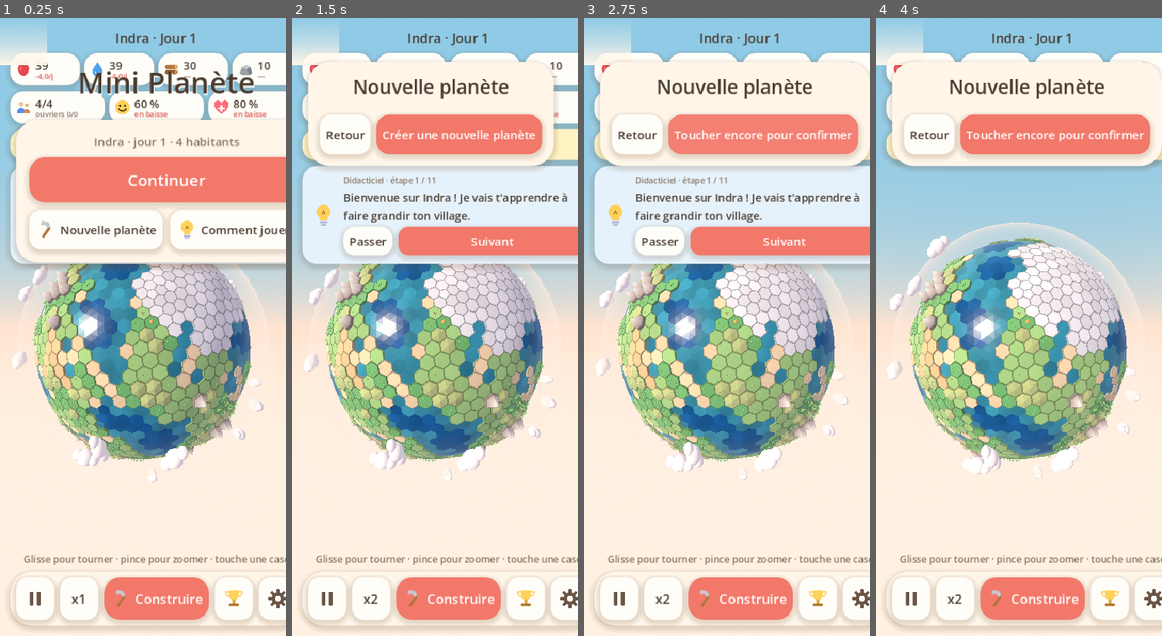
Above: before the commit, frames 1-4 (left to right).
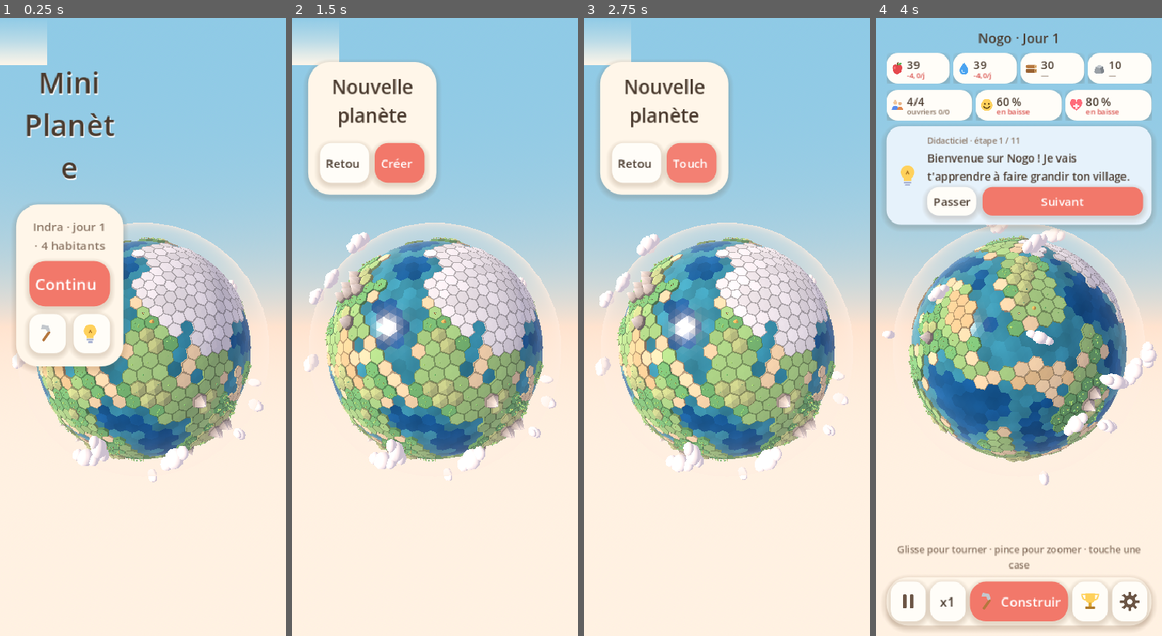
Above: after the commit, the same moments.

Repository: arthurlarguinat2-max/Github
Game: Godot game, scene res://scenes/main.tscn
Two runs of this game, one before a commit and one after it. Both use one fixed random seed, a clock stepped at 60 frames per second and the inputs below.
Inputs (mouse positions are in pixels of both pictures, inside the frame that each line leads up to):
- Up to frame 1 (0.25 s): no input
- Up to frame 2 (1.5 s): click (372, 598) at 0.5 s, where only the run before the commit has a clickable "x1"; click "Nouvelle planète" at 1.25 s
- Up to frame 3 (2.75 s): click "Créer une nouvelle planète" at 2 s
- Up to frame 4 (4 s): click (953, 240) at 2.75 s, where only the run before the commit has a clickable "Passer"; click (984, 172) at 3.52 s

The runs differ from the first frame. In frame 1, 40% of the frame differs, in the area x 3-100%, y 2-99%; in frame 2, 32%; in frame 3, 32%; in frame 4, 46%, in the area x 0-100%, y 2-99%.

Commit message:
Design fixes from screenshots: nothing overflows a 390 px screen
Compact chips and bottom bar, clipped button texts, shorter sheets, the
tutorial card steps aside under big sheets, start screen hides the HUD.

Co-Authored-By: Claude Opus 5.5 <noreply@anthropic.com>
Claude-Session: https://claude.ai/code/session_014RsryDL5SK8iQUYYVc6rvQ

Diff:
--- a/scripts/ui/hud.gd
+++ b/scripts/ui/hud.gd
@@ -155,6 +155,8 @@
 	_start_menu.tutorial_requested.connect(restart_tutorial)
 	_start_menu.closed.connect(func(): GameState.start_menu_shown = true)
 	_start_menu.visible = not GameState.start_menu_shown
+	_start_menu.visibility_changed.connect(func(): _margin.visible = not _start_menu.visible)
+	_margin.visible = not _start_menu.visible
 	_blocking.append_array([_bottom_bar, _banner, _build_sheet, _cell_card, _settings_sheet, _needs_sheet, _needs_row,
 		_tutorial_panel, _goals_sheet, _event_sheet, _start_menu])
 	get_viewport().size_changed.connect(_apply_safe_area)
@@ -209,7 +211,7 @@
 
 func _build_chip_row(resources: Array) -> HBoxContainer:
 	var row := HBoxContainer.new()
-	row.add_theme_constant_override("separation", 6)
+	row.add_theme_constant_override("separation", 5)
 	row.mouse_filter = Control.MOUSE_FILTER_IGNORE
 	for res in resources:
 		row.add_child(_chip(res))
@@ -220,12 +222,14 @@
 	var chip := PanelContainer.new()
 	chip.size_flags_horizontal = Control.SIZE_EXPAND_FILL
 	chip.mouse_filter = Control.MOUSE_FILTER_IGNORE
-	chip.add_theme_stylebox_override("panel", Design.panel(Design.CARD, 18, 6))
+	chip.add_theme_stylebox_override("panel", Design.panel(Design.CARD, 16, 5))
+	chip.clip_contents = true
+	chip.custom_minimum_size = Vector2(40, 0)
 	var line := HBoxContainer.new()
-	line.add_theme_constant_override("separation", 4)
+	line.add_theme_constant_override("separation", 3)
 	line.mouse_filter = Control.MOUSE_FILTER_IGNORE
 	chip.add_child(line)
-	line.add_child(_icon(res, 24))
+	line.add_child(_icon(res, 20))
 	var texts := VBoxContainer.new()
 	texts.add_theme_constant_override("separation", -4)
 	texts.mouse_filter = Control.MOUSE_FILTER_IGNORE
@@ -322,26 +326,26 @@
 
 func _build_bottom_bar() -> PanelContainer:
 	var bar := HBoxContainer.new()
-	bar.add_theme_constant_override("separation", 8)
-	_pause_button = _icon_button("pause", "", Vector2(52, 58))
+	bar.add_theme_constant_override("separation", 6)
+	_pause_button = _icon_button("pause", "", Vector2(48, 54))
 	_pause_button.pressed.connect(_on_pause_pressed)
 	bar.add_child(_pause_button)
-	_speed_button = _icon_button("", "x1", Vector2(52, 58))
+	_speed_button = _icon_button("", "x1", Vector2(48, 54))
 	_speed_button.pressed.connect(_on_speed_pressed)
 	bar.add_child(_speed_button)
-	_build_button = _icon_button("build", tr("BUILD"), Vector2(0, 58))
+	_build_button = _icon_button("build", tr("BUILD"), Vector2(0, 54))
 	_build_button.size_flags_horizontal = Control.SIZE_EXPAND_FILL
 	Design.make_primary(_build_button, 22)
 	_build_button.pressed.connect(_on_build_pressed)
 	bar.add_child(_build_button)
-	_goals_button = _icon_button("goals", "", Vector2(52, 58))
+	_goals_button = _icon_button("goals", "", Vector2(48, 54))
 	_goals_button.pressed.connect(_on_goals_pressed)
 	bar.add_child(_goals_button)
-	_settings_button = _icon_button("settings", "", Vector2(52, 58))
+	_settings_button = _icon_button("settings", "", Vector2(48, 54))
 	_settings_button.pressed.connect(_on_settings_pressed)
 	bar.add_child(_settings_button)
 	var pill := PanelContainer.new()
-	pill.add_theme_stylebox_override("panel", Design.panel(Design.CREAM, 30, 8))
+	pill.add_theme_stylebox_override("panel", Design.panel(Design.CREAM, 30, 6))
 	pill.add_child(bar)
 	return pill
 
@@ -398,12 +402,14 @@
 	for s in _sheets:
 		s.visible = s == sheet
 	_hint.visible = false
+	_tutorial_panel.visible = not _current_step().is_empty() and (sheet == _build_sheet or sheet == _cell_card)
 
 
 func _close_sheets() -> void:
 	for s in _sheets:
 		s.visible = false
 	_hint.visible = _placing == ""
+	_tutorial_panel.visible = not _current_step().is_empty()
 
 
 func _sheet(title_label: Label) -> Array:
@@ -448,7 +454,8 @@
 		tab.text = tr(str(cat.name_key))
 		tab.custom_minimum_size = Vector2(0, 40)
 		tab.size_flags_horizontal = Control.SIZE_EXPAND_FILL
-		tab.add_theme_font_size_override("font_size", 13)
+		tab.clip_text = true
+		tab.add_theme_font_size_override("font_size", 12)
 		tab.pressed.connect(func():
 			_category = str(cat.id)
 			_open_build_sheet(_target_cell)
@@ -456,7 +463,7 @@
 		tabs.add_child(tab)
 		_category_buttons[str(cat.id)] = tab
 	var scroll := ScrollContainer.new()
-	scroll.custom_minimum_size = Vector2(0, 300)
+	scroll.custom_minimum_size = Vector2(0, 230)
 	scroll.horizontal_scroll_mode = ScrollContainer.SCROLL_MODE_DISABLED
 	parts[1].add_child(scroll)
 	_build_list = VBoxContainer.new()
@@ -495,6 +502,7 @@
 	var card := Button.new()
 	card.name = id
 	card.custom_minimum_size = Vector2(0, 62)
+	card.clip_text = true
 	card.alignment = HORIZONTAL_ALIGNMENT_LEFT
 	card.icon = _texture(id)
 	card.expand_icon = false
@@ -741,7 +749,7 @@
 func _build_needs_sheet() -> PanelContainer:
 	var parts := _sheet(_label(tr("NEEDS_TITLE"), 20, TEXT))
 	var scroll := ScrollContainer.new()
-	scroll.custom_minimum_size = Vector2(0, 360)
+	scroll.custom_minimum_size = Vector2(0, 280)
 	scroll.horizontal_scroll_mode = ScrollContainer.SCROLL_MODE_DISABLED
 	parts[1].add_child(scroll)
 	_needs_text = RichTextLabel.new()
@@ -810,7 +818,7 @@
 func _build_settings_sheet() -> PanelContainer:
 	var parts := _sheet(_label(tr("SETTINGS"), 20, TEXT))
 	var scroll := ScrollContainer.new()
-	scroll.custom_minimum_size = Vector2(0, 430)
+	scroll.custom_minimum_size = Vector2(0, 300)
 	scroll.horizontal_scroll_mode = ScrollContainer.SCROLL_MODE_DISABLED
 	parts[1].add_child(scroll)
 	var box := VBoxContainer.new()
@@ -1117,7 +1125,7 @@
 func _build_goals_sheet() -> PanelContainer:
 	var parts := _sheet(_label(tr("GOALS_TITLE"), 20, TEXT))
 	var scroll := ScrollContainer.new()
-	scroll.custom_minimum_size = Vector2(0, 360)
+	scroll.custom_minimum_size = Vector2(0, 280)
 	scroll.horizontal_scroll_mode = ScrollContainer.SCROLL_MODE_DISABLED
 	parts[1].add_child(scroll)
 	_goals_list = VBoxContainer.new()
@@ -1288,6 +1296,7 @@
 	if icon_name != "":
 		button.icon = _texture(icon_name)
 	button.custom_minimum_size = min_size
+	button.clip_text = true
 	button.icon_alignment = HORIZONTAL_ALIGNMENT_CENTER if text == "" else HORIZONTAL_ALIGNMENT_LEFT
 	button.add_theme_constant_override("icon_max_width", 30)
 	button.add_theme_font_size_override("font_size", 18)
--- a/scripts/ui/ui_kit.gd
+++ b/scripts/ui/ui_kit.gd
@@ -51,6 +51,7 @@
 		b.add_theme_constant_override("icon_max_width", 30)
 	b.custom_minimum_size = Vector2(0, min_height)
 	b.size_flags_horizontal = Control.SIZE_EXPAND_FILL
+	b.clip_text = true
 	return b
 
 
@@ -70,6 +71,7 @@
 		b.button_group = group
 		b.custom_minimum_size = Vector2(0, 44)
 		b.size_flags_horizontal = Control.SIZE_EXPAND_FILL
+		b.clip_text = true
 		b.text = TranslationServer.translate(str(choice.get("name_key", id)))
 		if choice.has("subtitle"):
 			b.text += "\n" + str(choice.subtitle)
@@ -90,7 +92,7 @@
 		var swatch := Button.new()
 		swatch.toggle_mode = true
 		swatch.button_group = group
-		swatch.custom_minimum_size = Vector2(44, 44)
+		swatch.custom_minimum_size = Vector2(36, 40)
 		swatch.size_flags_horizontal = Control.SIZE_EXPAND_FILL
 		var color := Color(str(hex))
 		swatch.add_theme_stylebox_override("normal", box(color, 22, 0))
